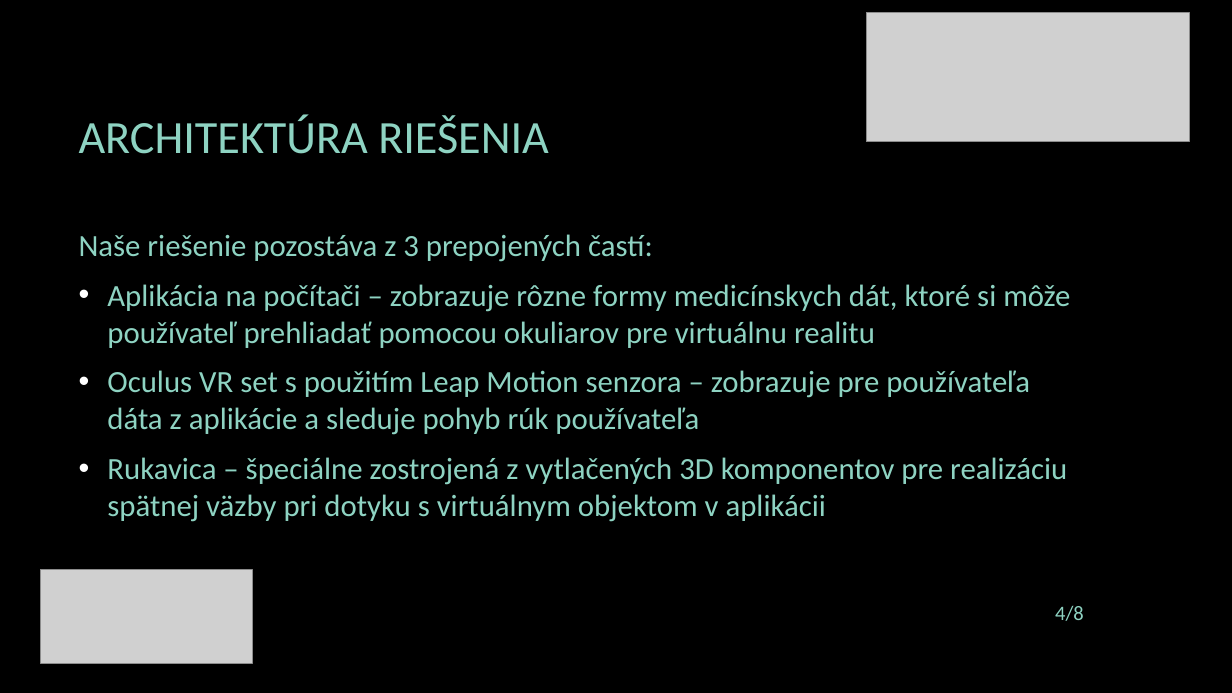
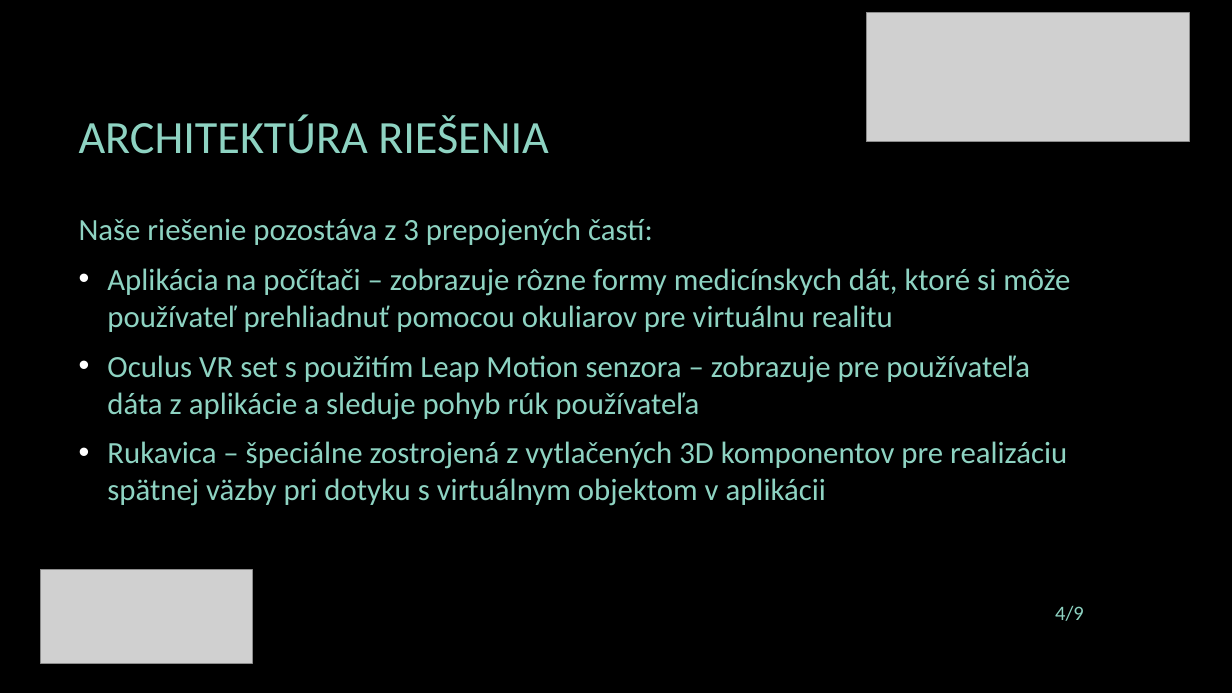
Before and after one commit to rbalaz/liveproject3dglove-, a slide deck: slide 4 of tp_presentation.pptx. Drawn at 1232x693 pixels with LibreOffice and Linux fonts; fonts in the diff are those of the drawing; grey boxes stand for pictures; background and template pictures are left out. Boxes give left, top, right and bottom in pixels: in the first picture for what was removed or moved away, otherwise in the second. Text is boxed around its words. In the diff, an @@ line names an element or a change of style, - is before the commit and + after.

Commit message:
Presentation v4.

```diff
--- a/tp_presentation.pptx
+++ b/tp_presentation.pptx
@@ text "Naše riešenie pozostáva z 3 ...": place and size @@
-text "Naše riešenie pozostáva z 3 ..." at [79, 234, 1070, 522]
+text "Naše riešenie pozostáva z 3 ..." at [79, 218, 1070, 506]
@@ text at [107, 268, 1070, 332]: text changed @@
-• Aplikácia na počítači – zobrazuje rôzne formy medicínskych dát, ktoré si môže používateľ prehliadať pomocou okuliarov pre virtuálnu realitu
+• Aplikácia na počítači – zobrazuje rôzne formy medicínskych dát, ktoré si môže používateľ prehliadnuť pomocou okuliarov pre virtuálnu realitu
@@ page number at [1055, 606, 1084, 621]: text changed @@
-4/8
+4/9
```
Also in this commit, not shown: 1 slide added, 1 other file.
